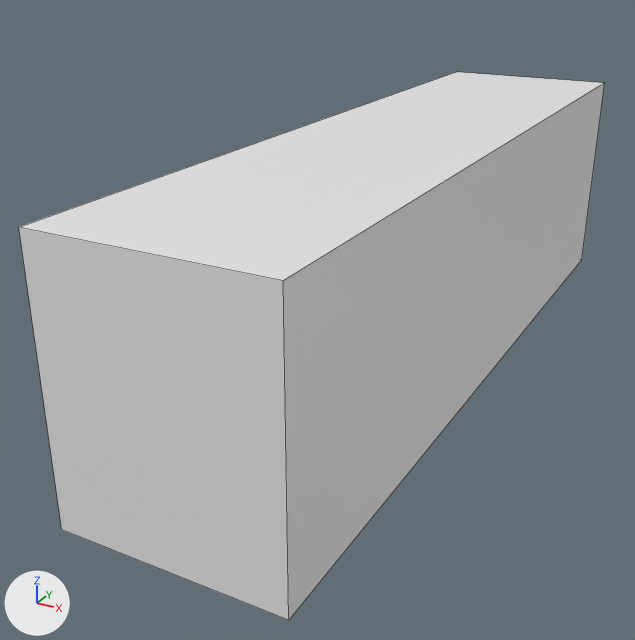
A saved change to the OBJ model Meshes/block_4x1.obj.
Before and after are seen from a 50 mm lens placed at (2.17, -3.94, 2.07), pointed at (0.22, -0.38, 0.29). Lighting does not change. The marker at lower left points along +X, +Y and +Z. Mesh edges are drawn as thin lines. Where no turn or scale is listed for an object, it has been applied to the vertices.

The first picture shows 'block_4x1'.
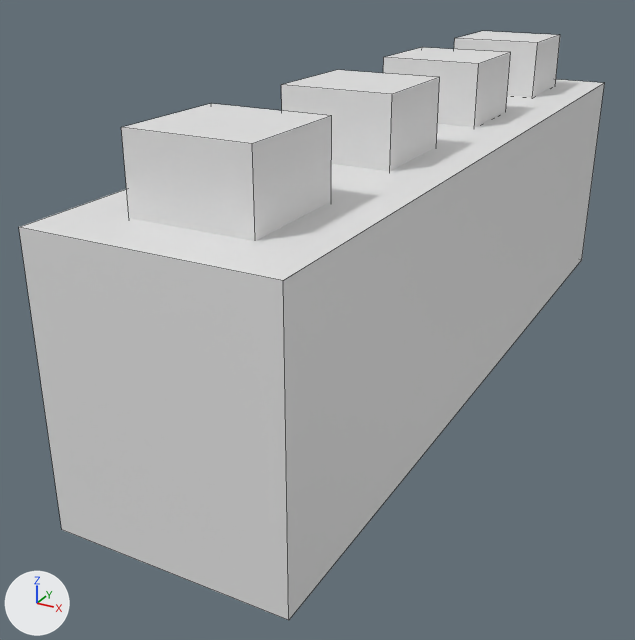
Boxes [x1, y1, x2, y2] around the edits, measured in the pictures (635 x 640 px):
'block_4x1', reshaped (7% taller): before [19, 72, 604, 620]; after [19, 31, 604, 620]
part 1 of me_block_4x1, added: after [121, 31, 560, 241]

The change, as a diff of the scene's bpy script:
```diff
--- a/Meshes/block_4x1.obj.py
+++ b/Meshes/block_4x1.obj.py
@@ me_block_4x1 @@
 # used by ob_block_4x1; location = (0.0, 0.0, 0.0)
-me_block_4x1.from_pydata(...)  # 8 vertices, 6 faces; spans x 0.0..1.0, y -2.0..2.0, z 0.0..1.2
+me_block_4x1.from_pydata(...)  # 40 vertices, 26 faces; spans x 0.0..1.0, y -2.0..2.0, z 0.0..1.5
+# me_block_4x1 part 1
+# 16 vertices are added at x 0.25, y -1.75..1.75, z 1.19..1.5
+# 16 new vertices lie (0.5, 0.0, 0.0) away from vertices in x 0.25, y -1.75..1.75, z 1.19..1.5
+# 20 new faces join them
```
